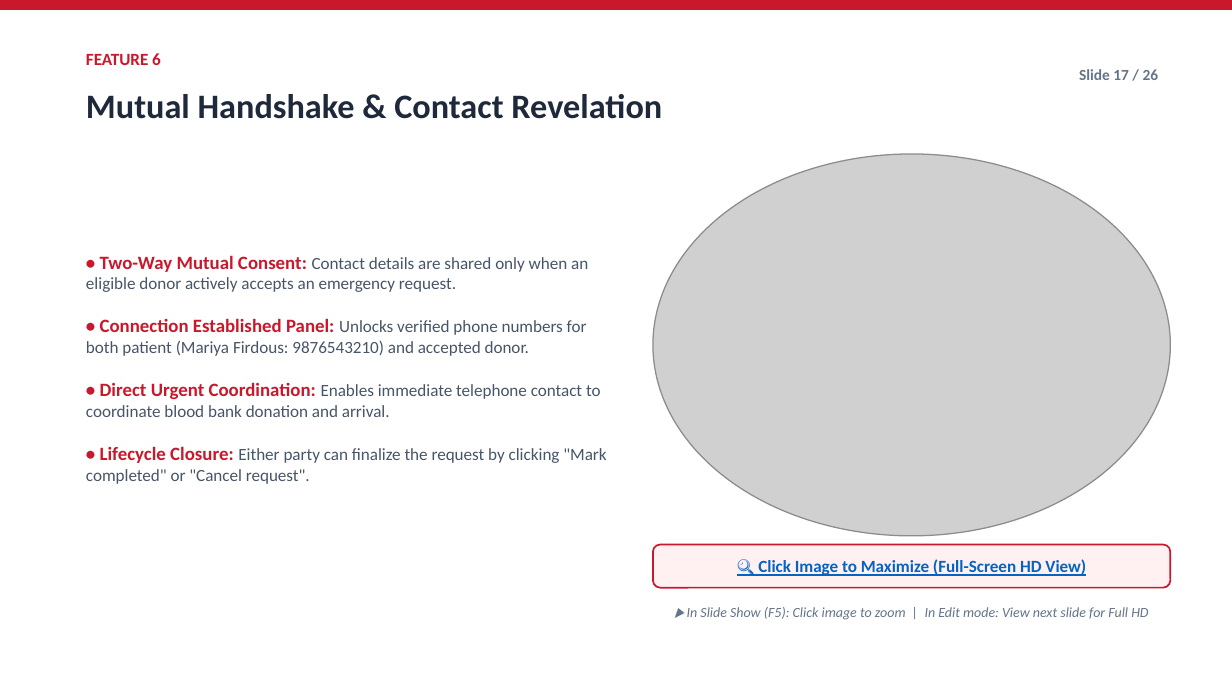
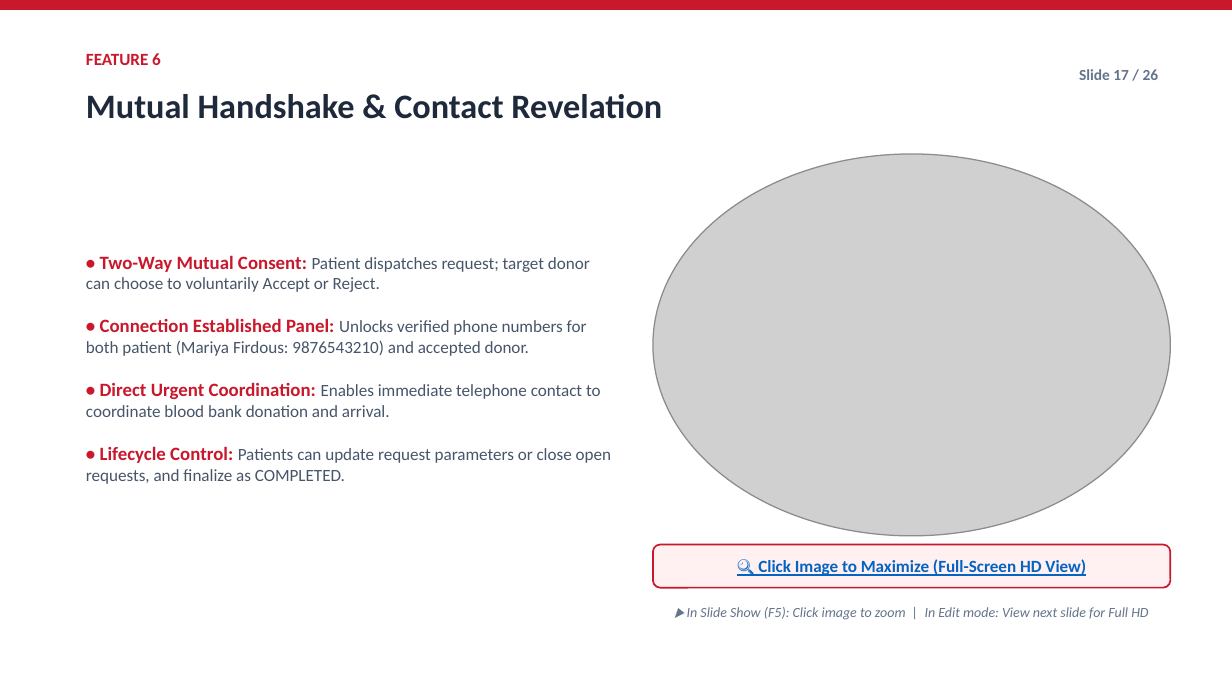
Before and after one commit to mujahidateeb/smart-blood-donor-finder, a slide deck: slide 17 of PRESENTATION_DECK.pptx. Drawn at 1232x693 pixels with LibreOffice and Linux fonts; fonts in the diff are those of the drawing; grey boxes stand for pictures. Boxes give left, top, right and bottom in pixels: in the first picture for what was removed or moved away, otherwise in the second. Text is boxed around its words. In the diff, an @@ line names an element or a change of style, - is before the commit and + after.

Commit message:
Donors process updated

```diff
--- a/PRESENTATION_DECK.pptx
+++ b/PRESENTATION_DECK.pptx
@@ text at [86, 255, 611, 484]: text changed @@
-• Two-Way Mutual Consent: Contact details are shared only when an eligible donor actively accepts an emergency request.
-• Connection Established Panel: Unlocks verified phone numbers for both patient (Mariya Firdous: 9876543210) and accepted donor.
-• Direct Urgent Coordination: Enables immediate telephone contact to coordinate blood bank donation and arrival.
-• Lifecycle Closure: Either party can finalize the request by clicking "Mark completed" or "Cancel request".
+• Two-Way Mutual Consent: Patient dispatches request; target donor can choose to voluntarily Accept or Reject.
+• Connection Established Panel: Unlocks verified phone numbers for both patient (Mariya Firdous: 9876543210) and accepted donor.
+• Direct Urgent Coordination: Enables immediate telephone contact to coordinate blood bank donation and arrival.
+• Lifecycle Control: Patients can update request parameters or close open requests, and finalize as COMPLETED.
```
Also in this commit, not shown: 7 other slides changed, 20 other files.
